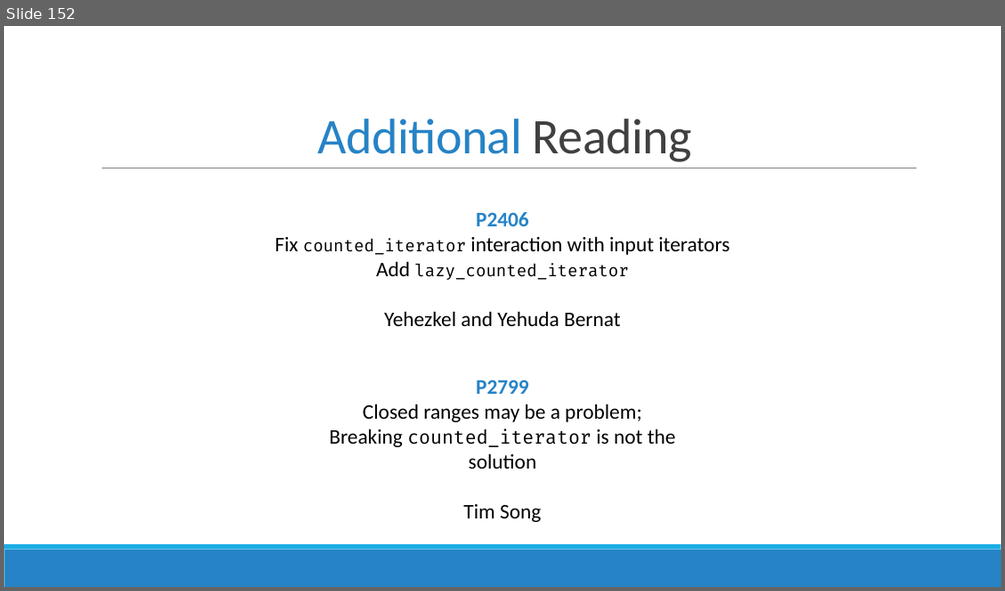
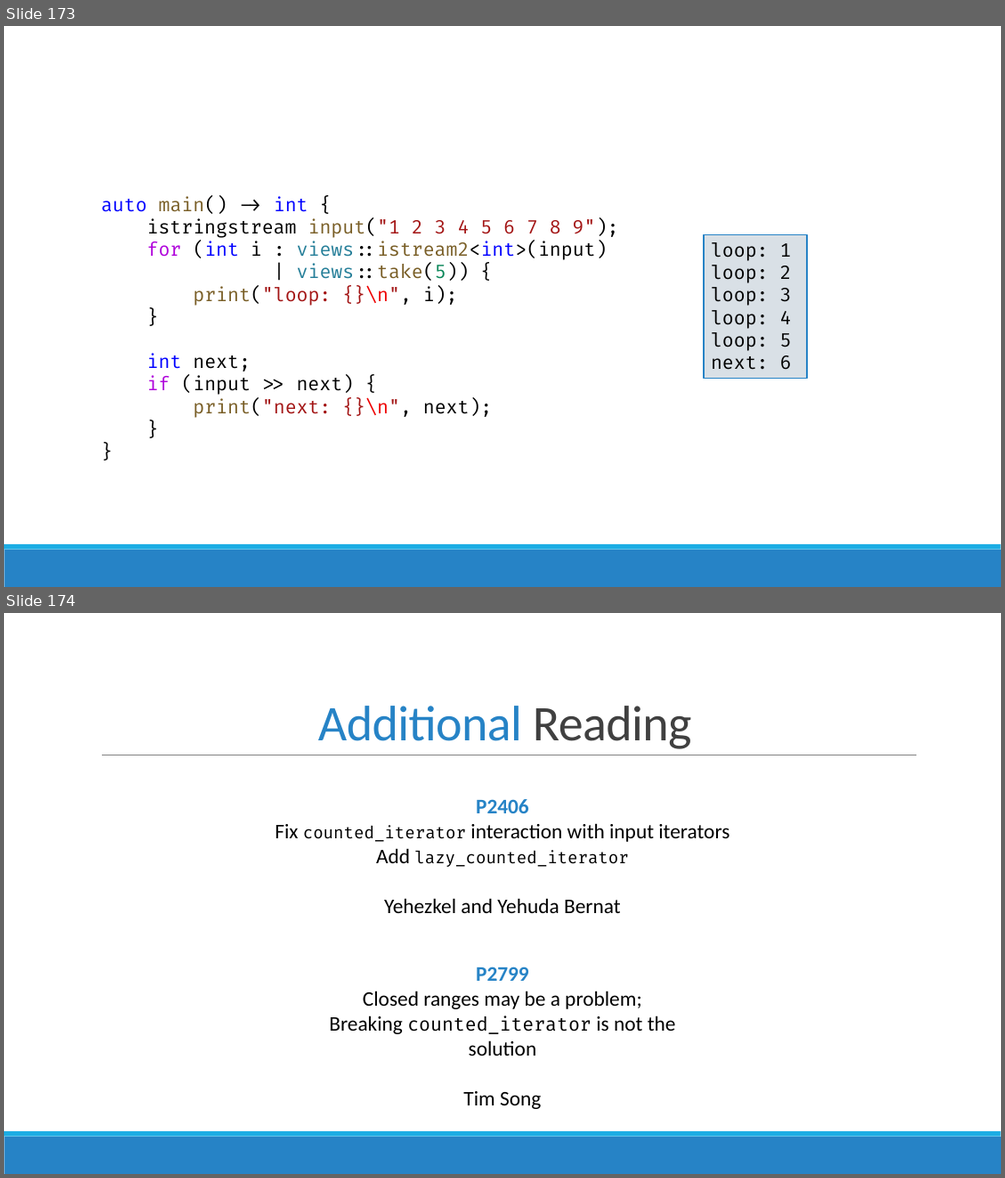
Before and after one commit to brevzin/cpp_proposals, a slide deck: talks/202305_cppnow/take(5).pptx. Shown one above the other, each under a label of ours: slide 152 before the commit, slides 173 and 174 after it. The pictures are 1005x591 and 1005x1178 pixels, drawn with LibreOffice and Linux fonts; fonts in the diff are those of the drawing. Boxes give left, top, right and bottom in pixels: in the first picture for what was removed or moved away, otherwise in the second. Text is boxed around its words. In the diff, an @@ line names an element or a change of style, - is before the commit and + after.

```diff
--- a/talks/202305_cppnow/take(5).pptx
+++ b/talks/202305_cppnow/take(5).pptx
@@ slide 173 added at box(4, 26, 1001, 587), background #FFFFFF; not listed: 2 template elements that a slide beside it also shows @@
@@ text added at box(101, 196, 619, 418), 18 pt, text #000000 @@
+auto main() -> int {
+istringstream input("1 2 3 4 5 6 7 8 9");
+for (int i : views::istream2<int>(input)
+| views::take(5)) {
+print("loop: {}\n", i);
+}
+int next;
+if (input >> next) {
+print("next: {}\n", next);
+}
+}
@@ rectangle added at box(704, 234, 807, 378), fill #D9E0E6, outline #2683C6 1.5 pt, 18 pt, text #000000 @@
+loop: 1
+loop: 2
+loop: 3
+loop: 4
+loop: 5
+next: 6
@@ what was slide 152 is now slide 174 @@
```
Also in this commit, not shown: 6 slides changed, 25 other slides added, 4 slides removed.
